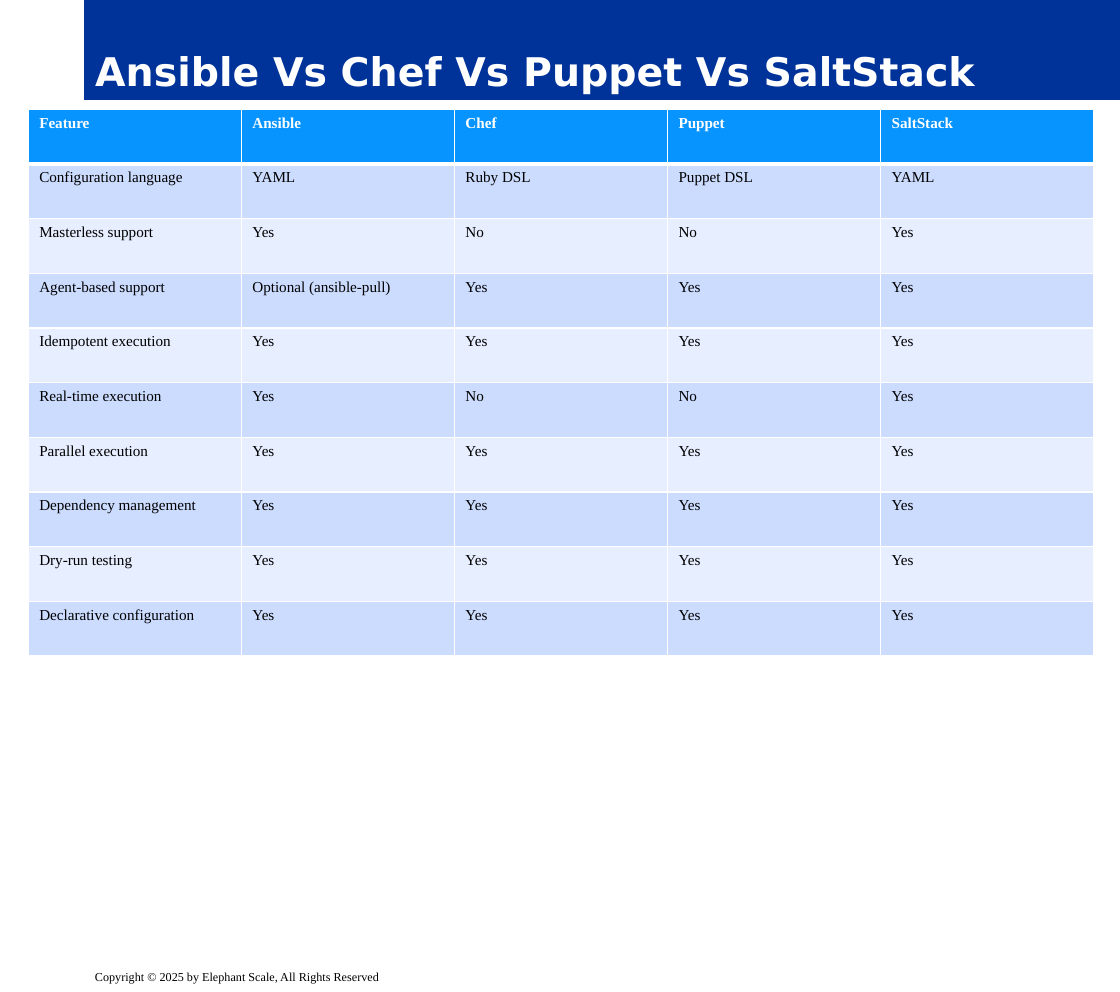
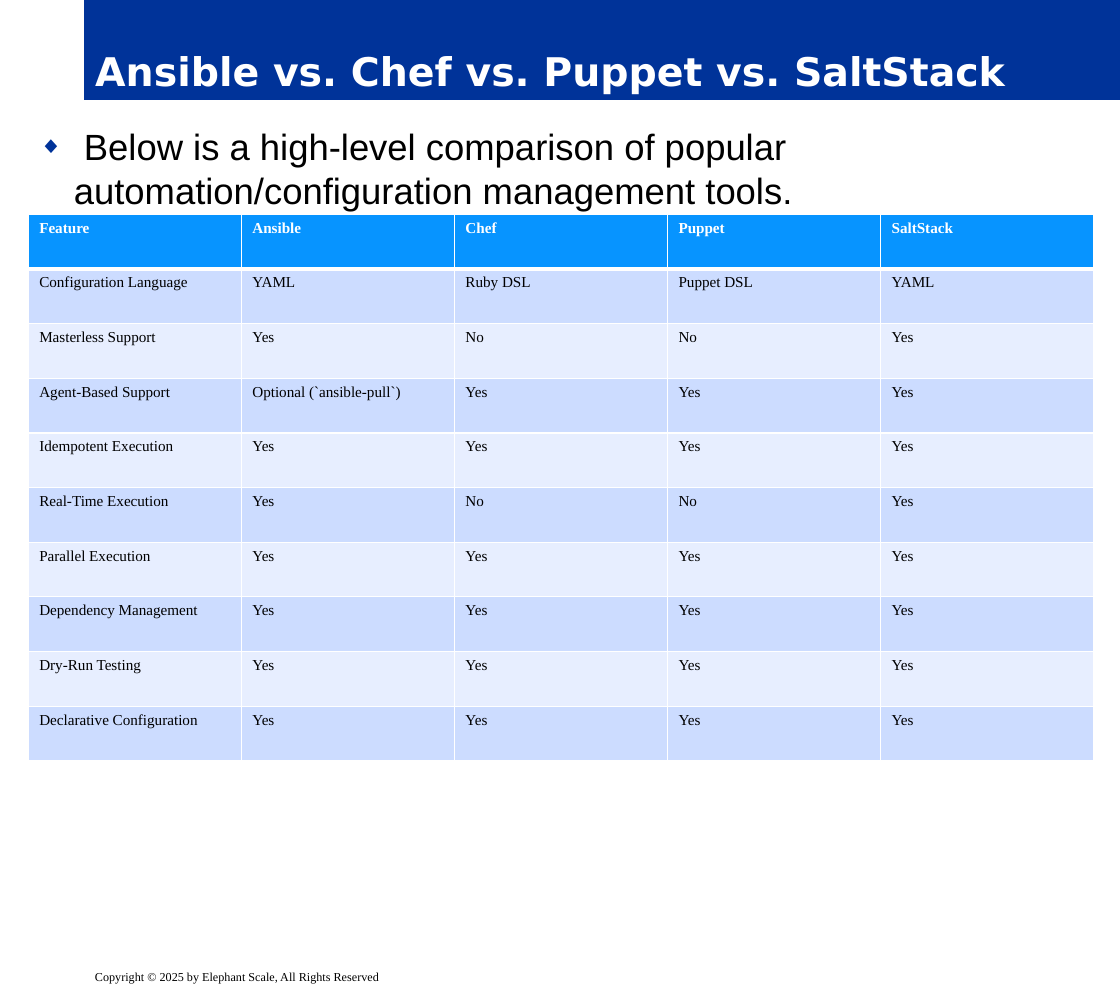
Before and after one commit to elephantscale/es-training-new, a slide deck: slide 14 of ansible/release/02__ansible-basic.pptx. Drawn at 1120x992 pixels with LibreOffice and Linux fonts; fonts in the diff are those of the drawing; background and template pictures are left out. Boxes give left, top, right and bottom in pixels: in the first picture for what was removed or moved away, otherwise in the second. Text is boxed around its words. In the diff, an @@ line names an element or a change of style, - is before the commit and + after.

```diff
--- a/ansible/release/02__ansible-basic.pptx
+++ b/ansible/release/02__ansible-basic.pptx
@@ title at bbox=[95, 56, 1005, 95]: text changed @@
-Ansible Vs Chef Vs Puppet Vs SaltStack
+Ansible vs. Chef vs. Puppet vs. SaltStack
@@ text added at bbox=[74, 133, 792, 212], 24 pt, text #000000 @@
+◆ Below is a high-level comparison of popular automation/configuration management tools.
@@ table at bbox=[28, 214, 1094, 761] @@
-row 2, column 1: Configuration language
+row 2, column 1: Configuration Language
-row 3, column 1: Masterless support
+row 3, column 1: Masterless Support
-row 4, column 1: Agent-based support
+row 4, column 1: Agent-Based Support
-row 4, column 2: Optional (ansible-pull)
+row 4, column 2: Optional (`ansible-pull`)
-row 5, column 1: Idempotent execution
+row 5, column 1: Idempotent Execution
-row 6, column 1: Real-time execution
+row 6, column 1: Real-Time Execution
-row 7, column 1: Parallel execution
+row 7, column 1: Parallel Execution
-row 8, column 1: Dependency management
+row 8, column 1: Dependency Management
-row 9, column 1: Dry-run testing
+row 9, column 1: Dry-Run Testing
-row 10, column 1: Declarative configuration
+row 10, column 1: Declarative Configuration
@@ table: place and size @@
-table at bbox=[28, 109, 1094, 830]
+table at bbox=[28, 214, 1094, 761]
```
Also in this commit, not shown: 26 other slides changed, 6 other files.
